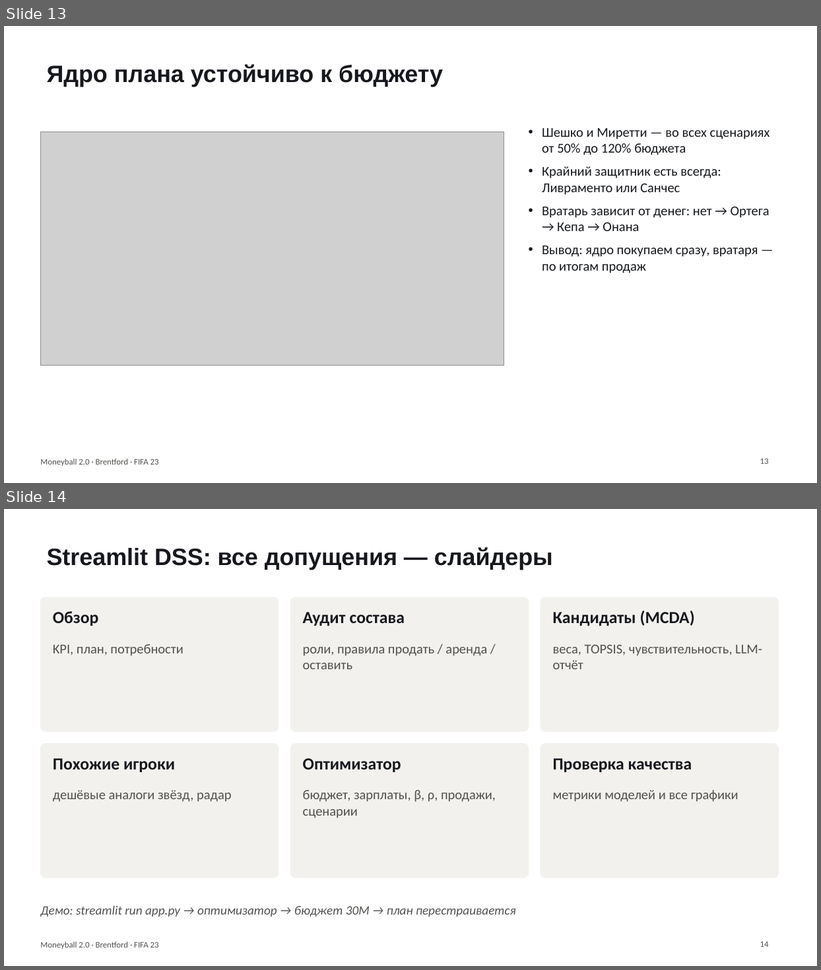
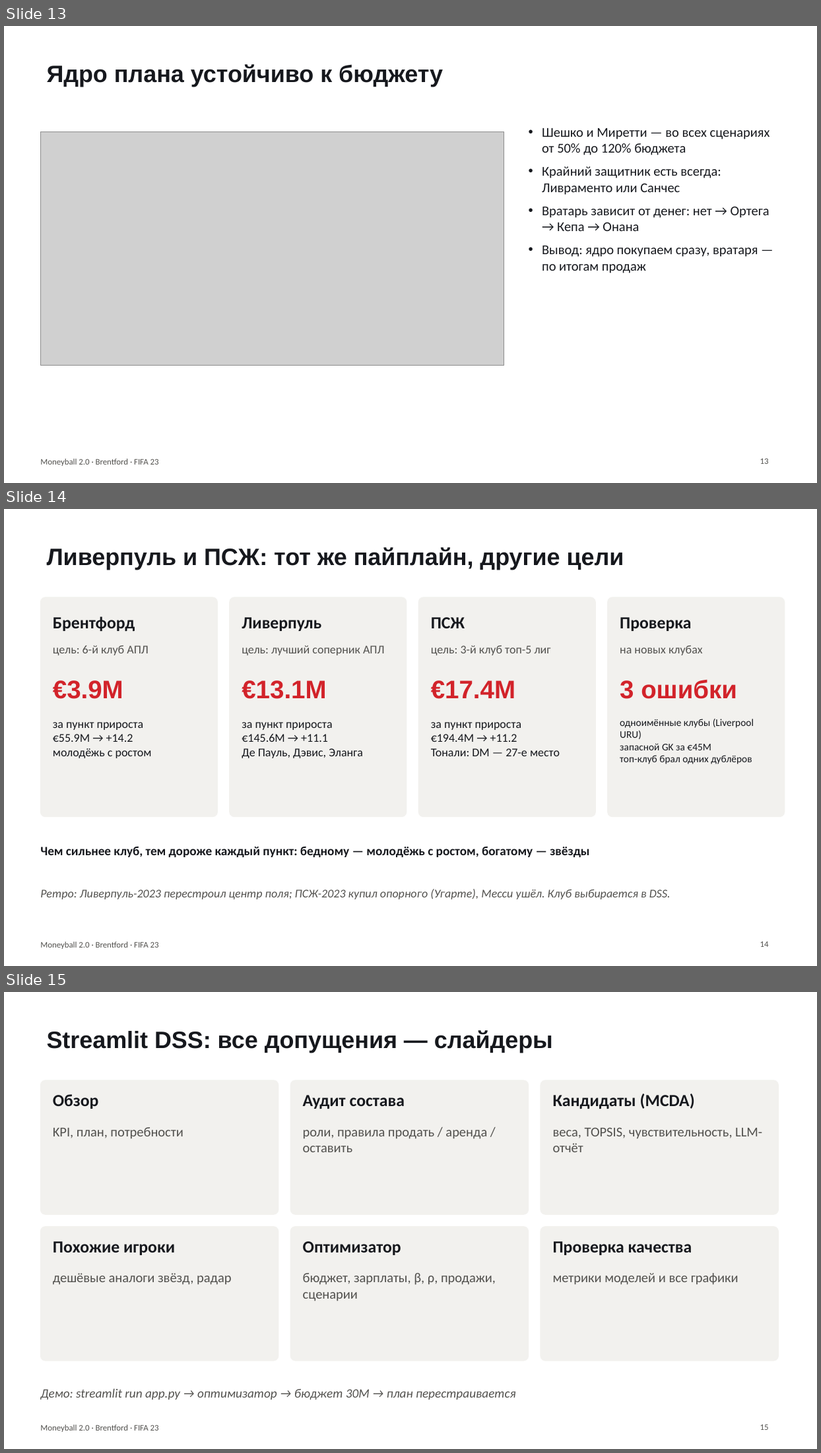
Before and after one commit to Dias8777/moneyball-dss, a slide deck: Assignment5_Presentation.pptx. Shown one above the other, each under a label of ours: slides 13 and 14 before the commit, slides 13, 14 and 15 after it. The pictures are 821x970 and 821x1453 pixels, drawn with LibreOffice and Linux fonts; fonts in the diff are those of the drawing; grey boxes stand for pictures. Boxes give left, top, right and bottom in pixels: in the first picture for what was removed or moved away, otherwise in the second. Text is boxed around its words. In the diff, an @@ line names an element or a change of style, - is before the commit and + after.

```diff
--- a/Assignment5_Presentation.pptx
+++ b/Assignment5_Presentation.pptx
@@ slide 14 added at (4,509,817,966), background #FFFFFF; not listed: 1 template element that a slide beside it also shows @@
@@ title added at (47,547,624,570), 28 pt, text #16181D, bold @@
+Ливерпуль и ПСЖ: тот же пайплайн, другие цели
@@ rounded rectangle added at (40,597,217,817), fill #F2F1EE, outline #F2F1EE 1 pt @@
@@ rounded rectangle added at (230,597,407,817), fill #F2F1EE, outline #F2F1EE 1 pt @@
@@ rounded rectangle added at (418,597,596,817), fill #F2F1EE, outline #F2F1EE 1 pt @@
@@ rounded rectangle added at (608,597,785,817), fill #F2F1EE, outline #F2F1EE 1 pt @@
@@ text added at (53,617,135,631), 20 pt, text #16181D, bold @@
+Брентфорд
@@ text added at (242,617,321,631), 20 pt, text #16181D, bold @@
+Ливерпуль
@@ text added at (431,617,465,628), 20 pt, text #16181D, bold @@
+ПСЖ
@@ text added at (620,617,691,631), 20 pt, text #16181D, bold @@
+Проверка
@@ text added at (53,646,149,656), 14 pt, text #52514E @@
+цель: 6-й клуб АПЛ
@@ text added at (242,646,385,656), 14 pt, text #52514E @@
+цель: лучший соперник АПЛ
@@ text added at (431,646,551,656), 14 pt, text #52514E @@
+цель: 3-й клуб топ-5 лиг
@@ text added at (620,646,703,656), 14 pt, text #52514E @@
+на новых клубах
@@ text added at (53,681,123,699), 30 pt, text #D2232A, bold @@
+€3.9M
@@ text added at (242,681,326,699), 30 pt, text #D2232A, bold @@
+€13.1M
@@ text added at (431,681,516,699), 30 pt, text #D2232A, bold @@
+€17.4M
@@ text added at (620,680,737,699), 30 pt, text #D2232A, bold @@
+3 ошибки
@@ text added at (53,722,152,758), 14 pt, text #16181D @@
+за пункт прироста
+€55.9M → +14.2
+молодёжь с ростом
@@ text added at (242,722,363,758), 14 pt, text #16181D @@
+за пункт прироста
+€145.6M → +11.1
+Де Пауль, Дэвис, Эланга
@@ text added at (431,722,560,757), 14 pt, text #16181D @@
+за пункт прироста
+€194.4M → +11.2
+Тонали: DM — 27-е место
@@ text added at (620,719,754,764), 12 pt, text #16181D @@
+одноимённые клубы (Liverpool URU)
+запасной GK за €45M
+топ-клуб брал одних дублёров
@@ text added at (40,846,589,857), 15 pt, text #16181D, bold @@
+Чем сильнее клуб, тем дороже каждый пункт: бедному — молодёжь с ростом, богатому — звёзды
@@ text added at (40,889,671,900), 14 pt, text #52514E, italic @@
+Ретро: Ливерпуль-2023 перестроил центр поля; ПСЖ-2023 купил опорного (Угарте), Месси ушёл. Клуб выбирается в DSS.
@@ page number added at (760,942,769,947), 10 pt, text #52514E @@
+14
@@ what was slide 14 is now slide 15 @@
@@ page number at (760,1424,769,1430): text changed @@
-14
+15
```
Also in this commit, not shown: 1 other file.
